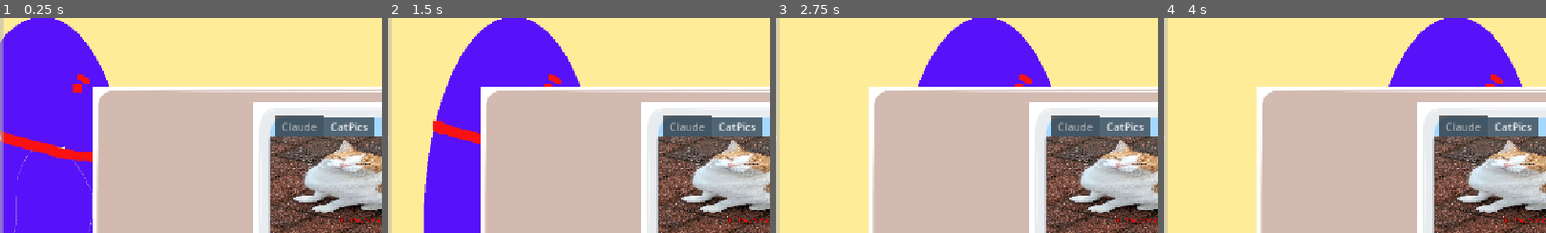
Above: before the commit, frames 1-4 (left to right).
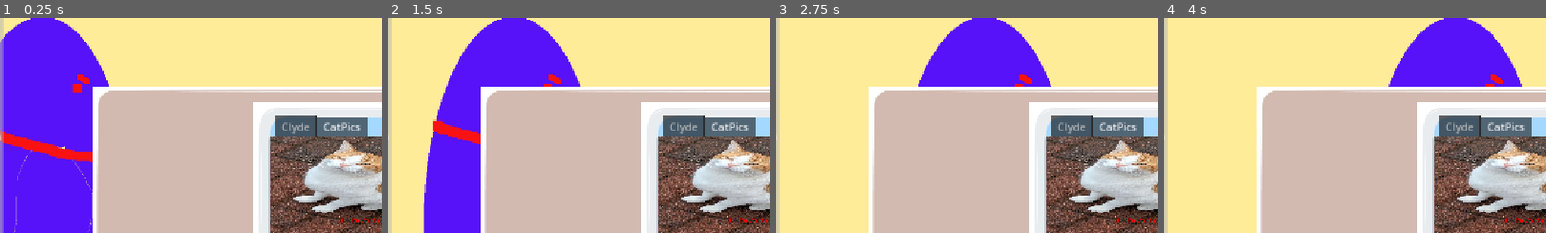
Above: after the commit, the same moments.

Repository: natleahh/gmtk-jam-2026
Game: Godot game, scene res://prototypes/ADHDHell/main.tscn
Same seed, same stepped clock (60 frames per second), same inputs: the game is played once before the commit and once after it. The project has no main scene, so this scene is started directly.
Inputs (mouse positions are % of the whole screen's width and height, from its top left):
- Up to frame 1 (0.25 s): no input
- Up to frame 2 (1.5 s): move the mouse to (72, 45) at 0.52 s; move the mouse to (30, 55) at 1.27 s
- Up to frame 3 (2.75 s): move the mouse to (60, 28) at 2.02 s
- Up to frame 4 (4 s): move the mouse to (45, 70) at 2.77 s; move the mouse to (80, 65) at 3.52 s
The pictures show only the part of the screen within x 4-54%, y 23-73%; the shares and areas given below are measured in that part.

The runs differ from the first frame. In frame 1, 0.6% of the frame differs, in the area x 76-98%, y 45-56%; in frame 2, 0.6%; in frame 3, 0.6%; in frame 4, 0.6%.

Commit message:
Replace references to Claude with Clyde (a fake one)

Diff:
--- a/prototypes/ADHDHell/computer/claude/main.gd
+++ b/prototypes/ADHDHell/computer/clyde/main.gd
@@ -4,8 +4,8 @@
 const generic_asks = [["Please please please with a cherry on top", "What is the cherry on top of?"],
 ["Do it now or else!", "User is not senior management. This incident will be reported."]]
 
-var CLAUDE_TEXT = [
-	[["Please generate the big presentation", "I'm sorry but I  …(128 unchanged characters)… ales analyst with 20 years of experience ", "I'm sorry I don't understand"], ["If …(314 unchanged characters)…
+var CLYDE_TEXT = [
+	[["Please generate the big presentation", "I'm sorry but I  …(128 unchanged characters)… ales analyst with 20 years of experience", "I'm sorry I don't understand"], ["If …(314 unchanged characters)…
 	[["I need to buy a good present to impress my boss", "Please read compliance handbook subsection 14.C r.e. bribery", " …(442 unchanged characters)…
 	[["Please generate a funny joke so my coworkers like me", "Sorry it will take more than a joke for your coworkers to l …(363 unchanged characters)…
 ]
@@ -13,22 +13,22 @@
 @export_range(0.0, 1.0, 0.01) var initial_success_chance: float = 0.2
 @export_range(1.0, 2.0, 0.1) var success_scaling: float = 2.2
 
-#@onready var current_text: Array = CLAUDE_TEXT.pick_random()
+#@onready var current_text: Array = CLYDE_TEXT.pick_random()
 @export var text_box: ReactiveTextEdit
 @export var chat_area: VBoxContainer
 @export var scroll_container: ScrollContainer
 
 var _success_chance: float = initial_success_chance
 var conversation_index = 0
-var _current_conversation: Array = CLAUDE_TEXT[conversation_index]
+var _current_conversation: Array = CLYDE_TEXT[conversation_index]
 var current_text: Array = ["Hello", "World"]
 
 func _ready() -> void:
 	start()
 	text_box.submission_pass.connect(_on_correct_input)
 
-	for i in range(0, len(CLAUDE_TEXT)):
-		CLAUDE_TEXT[i].append_array(generic_asks)
+	for i in range(0, len(CLYDE_TEXT)):
+		CLYDE_TEXT[i].append_array(generic_asks)
 
 func start() -> void:
 	current_text = _current_conversation[0]
@@ -40,39 +40,39 @@
 
 
 func _on_correct_input(player_input: String) -> void:
-	var claude_text: String
+	var clyde_text: String
 	var correct = randf() < _success_chance
 	if correct:
 		text_box.hint = ""
-		claude_text = _current_conversation[0][2]
+		clyde_text = _current_conversation[0][2]
 		conversation_index += 1
-		if(conversation_index == len(CLAUDE_TEXT)):
+		if(conversation_index == len(CLYDE_TEXT)):
 			conversation_index = 0
-		_current_conversation = CLAUDE_TEXT[conversation_index]
+		_current_conversation = CLYDE_TEXT[conversation_index]
 		start()
 		OkrSystem.current += 1
 	else:
 		_success_chance *= success_scaling
-		claude_text = current_text[1]
+		clyde_text = current_text[1]
 		current_text = _current_conversation.slice(1).pick_random()
 		text_box.hint = current_text[0]
-	update_chat(player_input, claude_text, correct)
+	update_chat(player_input, clyde_text, correct)
 
 func create_chat_box():
 	var label: Label = Label.new()
 	label.autowrap_mode = TextServer.AUTOWRAP_WORD_SMART
 	return label
 
-func update_chat(player_input: String, claude_text: String, correct: bool) -> void:
+func update_chat(player_input: String, clyde_text: String, correct: bool) -> void:
 	var player: Label = create_chat_box()
 	player.text = player_input
 	player.add_theme_color_override("font_color", Color(1, 0.5, 0))
-	var claude: Label = create_chat_box()
-	claude.add_theme_color_override("font_color", Color(0.5, 1, 0) if correct else Color(1.0, 0, 0))
-	claude.text = claude_text
-	claude.horizontal_alignment = HORIZONTAL_ALIGNMENT_RIGHT
+	var clyde: Label = create_chat_box()
+	clyde.add_theme_color_override("font_color", Color(0.5, 1, 0) if correct else Color(1.0, 0, 0))
+	clyde.text = clyde_text
+	clyde.horizontal_alignment = HORIZONTAL_ALIGNMENT_RIGHT
 	chat_area.add_child(player)
-	chat_area.add_child(claude)
+	chat_area.add_child(clyde)
 
 func focus_tab():
 	$VBoxContainer/TextBox/LineEdit.grab_focus()
--- a/prototypes/ADHDHell/computer/claude/main.tscn
+++ b/prototypes/ADHDHell/computer/clyde/main.tscn
@@ -1,8 +1,8 @@
 [gd_scene format=3 uid="uid://8hydug6xspq1"]
 
-[ext_resource type="Script" uid="uid://bhjkr0i2uoe7e" path="res://prototypes/ADHDHell/computer/claude/main.gd" id="1_xaus2"]
-[ext_resource type="Script" uid="uid://biqxf0b3yn4uk" path="res://prototypes/ADHDHell/computer/claude/text_box.gd" id="2_ik178"]
-[ext_resource type="Script" uid="uid://c1daje6qrqiv" path="res://prototypes/ADHDHell/computer/claude/scroll_container.gd" id="2_pv7gn"]
+[ext_resource type="Script" uid="uid://bhjkr0i2uoe7e" path="res://prototypes/ADHDHell/computer/clyde/main.gd" id="1_hjukk"]
+[ext_resource type="Script" uid="uid://c1daje6qrqiv" path="res://prototypes/ADHDHell/computer/clyde/scroll_container.gd" id="2_vaq0f"]
+[ext_resource type="Script" uid="uid://biqxf0b3yn4uk" path="res://prototypes/ADHDHell/computer/clyde/text_box.gd" id="3_e8ydp"]
 
 [node name="Claude" type="Control" unique_id=668862452 node_paths=PackedStringArray("text_box", "chat_area", "scroll_container")]
 layout_mode = 3
@@ -13,7 +13,7 @@
 offset_bottom = -468.43698
 grow_horizontal = 2
 grow_vertical = 2
-script = ExtResource("1_xaus2")
+script = ExtResource("1_hjukk")
 success_scaling = 1.5
 text_box = NodePath("VBoxContainer/TextBox")
 chat_area = NodePath("VBoxContainer/ScrollContainer/VBoxContainer")
@@ -34,7 +34,7 @@
 size_flags_vertical = 3
 size_flags_stretch_ratio = 2.0
 draw_focus_border = true
-script = ExtResource("2_pv7gn")
+script = ExtResource("2_vaq0f")
 
 [node name="VBoxContainer" type="VBoxContainer" parent="VBoxContainer/ScrollContainer" unique_id=1132773099]
 propagate_maximum_size = false
@@ -47,7 +47,7 @@
 [node name="TextBox" type="Control" parent="VBoxContainer" unique_id=326267725]
 layout_mode = 2
 size_flags_vertical = 3
-script = ExtResource("2_ik178")
+script = ExtResource("3_e8ydp")
 
 [node name="RichTextLabel" type="RichTextLabel" parent="VBoxContainer/TextBox" unique_id=1258669660]
 layout_mode = 1
--- a/prototypes/ADHDHell/computer/computer.tscn
+++ b/prototypes/ADHDHell/computer/computer.tscn
@@ -2,21 +2,22 @@
 
 [ext_resource type="Texture2D" uid="uid://d4kwqosjhmwbe" path="res://prototypes/ADHDHell/Pasted image 20260723145336.png" id="1_d4kym"]
 [ext_resource type="Script" uid="uid://vx80yh4l4i68" path="res://prototypes/ADHDHell/computer/computer_tabs.gd" id="2_vmi4j"]
-[ext_resource type="PackedScene" uid="uid://8hydug6xspq1" path="res://prototypes/ADHDHell/computer/claude/main.tscn" id="3_vmi4j"]
+[ext_resource type="PackedScene" uid="uid://8hydug6xspq1" path="res://prototypes/ADHDHell/computer/clyde/main.tscn" id="3_vmi4j"]
 [ext_resource type="Texture2D" uid="uid://lk6ngv7rbqqr" path="res://prototypes/ADHDHell/computer/cat_1.jpg" id="4_odhl5"]
 
 [node name="Computer" type="Sprite2D" unique_id=735334881]
 texture = ExtResource("1_d4kym")
 
-[node name="ComputerTabs" type="TabContainer" parent="." unique_id=21514011]
+[node name="ComputerTabs" type="TabContainer" parent="." unique_id=21514011 node_paths=PackedStringArray("clyde")]
 offset_left = -181.46516
 offset_top = -147.66757
 offset_right = 184.24269
 offset_bottom = 62.895447
 current_tab = 1
 script = ExtResource("2_vmi4j")
+clyde = NodePath("Clyde")
 
-[node name="Claude" parent="ComputerTabs" unique_id=668862452 instance=ExtResource("3_vmi4j")]
+[node name="Clyde" parent="ComputerTabs" unique_id=668862452 instance=ExtResource("3_vmi4j")]
 visible = false
 layout_mode = 2
 success_scaling = 2.2
--- a/prototypes/ADHDHell/computer/computer_tabs.gd
+++ b/prototypes/ADHDHell/computer/computer_tabs.gd
@@ -1,9 +1,10 @@
 extends TabContainer
 
+@export var clyde: Control
 
 func set_tab_focus(tab: int):
 	if(tab == 0):
-		$Claude.focus()
+		clyde.focus()
 
 # Called when the node enters the scene tree for the first time.
 func _ready() -> void:
Renamed: prototypes/ADHDHell/computer/claude/main.gd.uid -> prototypes/ADHDHell/computer/clyde/main.gd.uid
Renamed: prototypes/ADHDHell/computer/claude/scroll_container.gd -> prototypes/ADHDHell/computer/clyde/scroll_container.gd
Renamed: prototypes/ADHDHell/computer/claude/scroll_container.gd.uid -> prototypes/ADHDHell/computer/clyde/scroll_container.gd.uid
Renamed: prototypes/ADHDHell/computer/claude/text_box.gd -> prototypes/ADHDHell/computer/clyde/text_box.gd
Renamed: prototypes/ADHDHell/computer/claude/text_box.gd.uid -> prototypes/ADHDHell/computer/clyde/text_box.gd.uid
